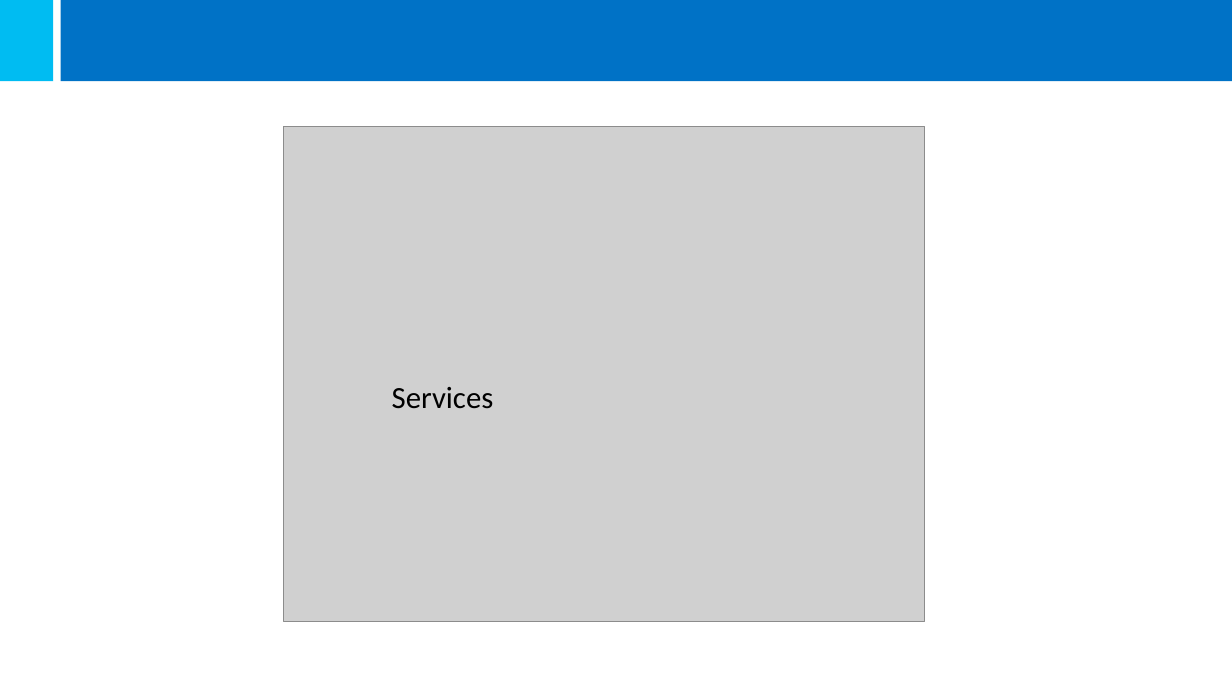
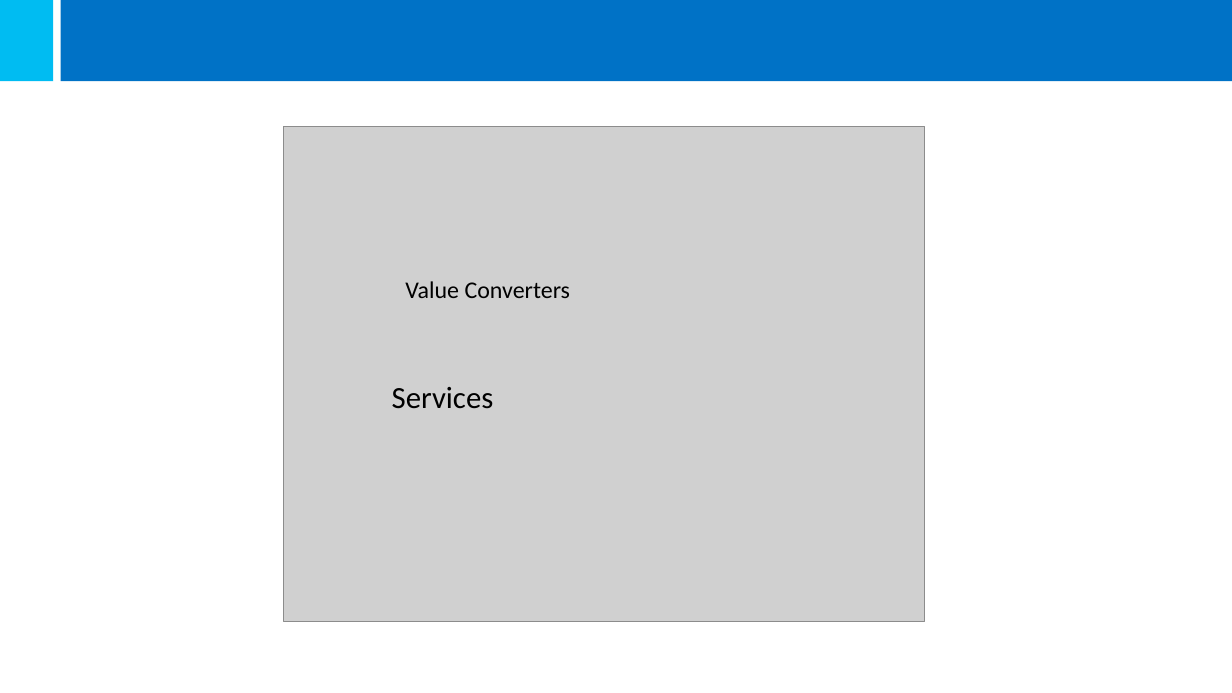
Before and after one commit to jmmortega/CSharpCourse, a slide deck: slide 100 of StudentPresentation.pptx. Drawn at 1232x693 pixels with LibreOffice and Linux fonts; fonts in the diff are those of the drawing; grey boxes stand for pictures. Boxes give left, top, right and bottom in pixels: in the first picture for what was removed or moved away, otherwise in the second. Text is boxed around its words. In the diff, an @@ line names an element or a change of style, - is before the commit and + after.

Commit message:
Update ppt and add new code

```diff
--- a/StudentPresentation.pptx
+++ b/StudentPresentation.pptx
@@ text added at bbox=[405, 281, 571, 298], 14 pt, text #000000 @@
+Value Converters
```
Also in this commit, not shown: 35 slides added, 7 other files.
